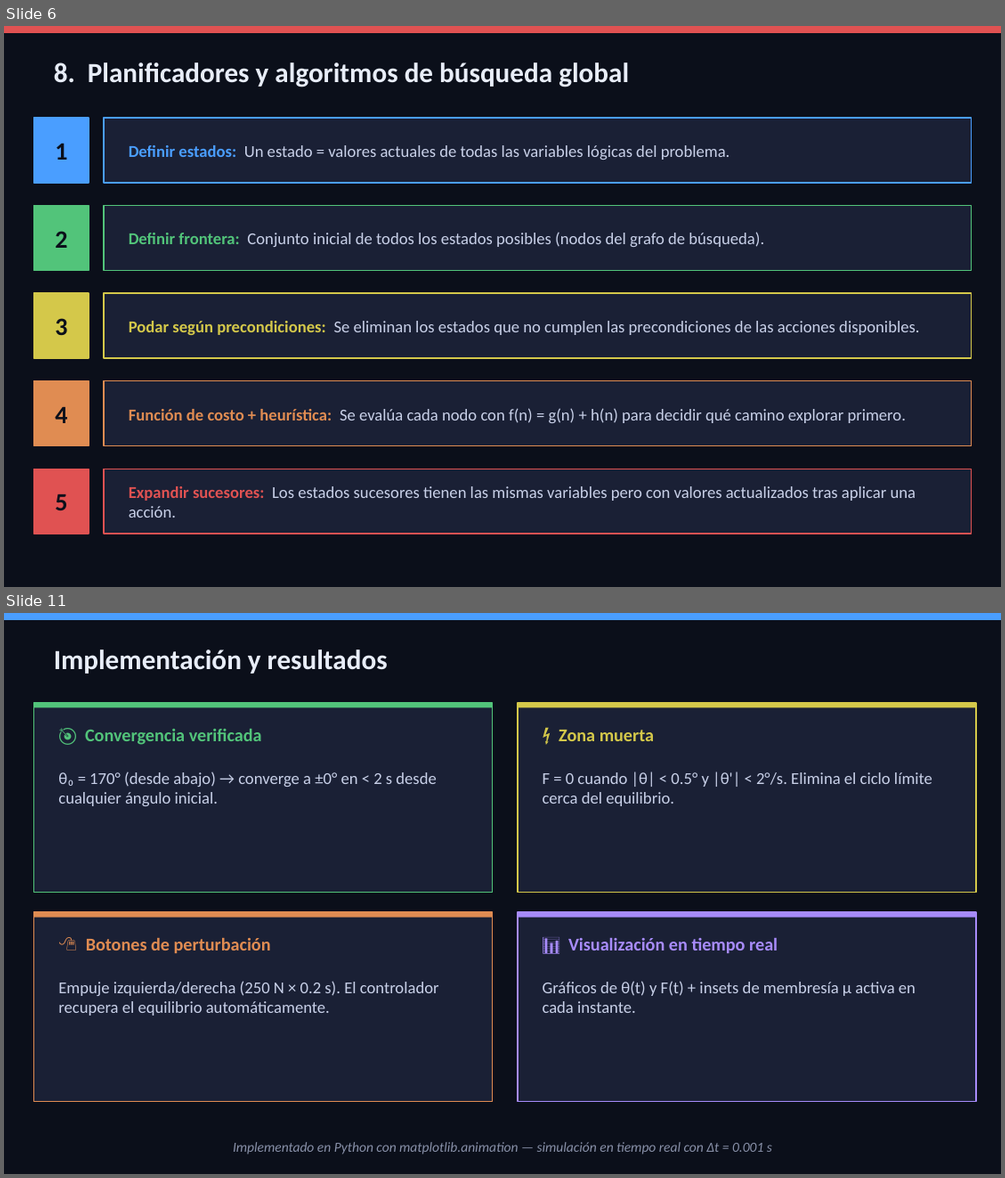
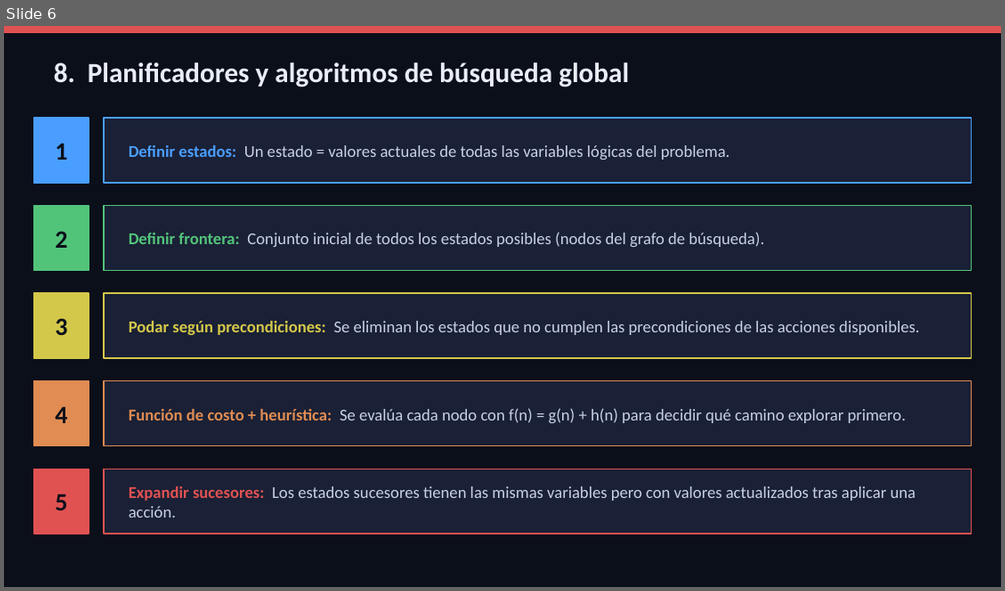
Before and after one commit to Juan-Stella/IA2, a slide deck: Unidad 2/pendulo_fam.pptx. Shown one above the other, each under a label of ours: slides 6 and 11 before the commit, slide 6 after it; the slides between them are not shown. The pictures are 1005x1178 and 1005x591 pixels, drawn with LibreOffice and Linux fonts; fonts in the diff are those of the drawing. Boxes give left, top, right and bottom in pixels: in the first picture for what was removed or moved away, otherwise in the second. Text is boxed around its words. In the diff, an @@ line names an element or a change of style, - is before the commit and + after.

```diff
--- a/Unidad 2/pendulo_fam.pptx
+++ b/Unidad 2/pendulo_fam.pptx
@@ slide 11 removed at [4, 613, 1001, 1174], background #0B0F1A @@
@@ rectangle removed at [4, 613, 1001, 620] @@
@@ text removed at [54, 649, 388, 674] @@
-Implementación y resultados
@@ rectangle removed at [34, 703, 493, 892] @@
@@ rectangle removed at [34, 703, 493, 707] @@
@@ rectangle removed at [518, 703, 976, 892] @@
@@ rectangle removed at [518, 703, 976, 707] @@
@@ text removed at [85, 729, 262, 745] @@
-🎯 Convergencia verificada
@@ text removed at [558, 730, 654, 741] @@
-⚡ Zona muerta
@@ text removed at [58, 771, 436, 806] @@
-θ₀ = 170° (desde abajo) → converge a ±0° en < 2 s desde cualquier ángulo inicial.
@@ text removed at [542, 771, 932, 806] @@
-F = 0 cuando |θ| < 0.5° y |θ'| < 2°/s. Elimina el ciclo límite cerca del equilibrio.
@@ rectangle removed at [34, 912, 493, 1102] @@
@@ rectangle removed at [34, 912, 493, 917] @@
@@ rectangle removed at [518, 912, 976, 1102] @@
@@ rectangle removed at [518, 912, 976, 917] @@
@@ text removed at [86, 938, 271, 953] @@
-🖱️ Botones de perturbación
@@ text removed at [568, 938, 777, 953] @@
-📊 Visualización en tiempo real
@@ text removed at [58, 981, 439, 1015] @@
-Empuje izquierda/derecha (250 N × 0.2 s). El controlador recupera el equilibrio automáticamente.
@@ text removed at [542, 981, 915, 1013] @@
-Gráficos de θ(t) y F(t) + insets de membresía μ activa en cada instante.
@@ text removed at [233, 1142, 772, 1154] @@
-Implementado en Python con matplotlib.animation — simulación en tiempo real con Δt = 0.001 s
```
Also in this commit, not shown: 1 slide changed, 5 other slides removed, 2 other files.
